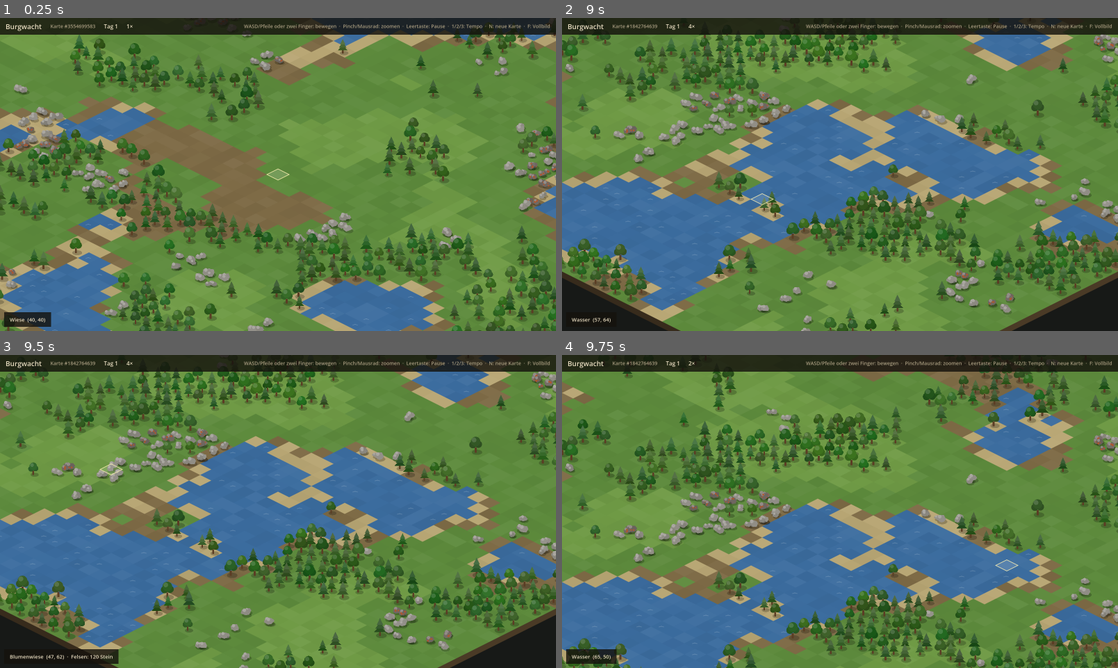
Above: before the commit, frames 1-4 (two rows, left to right).
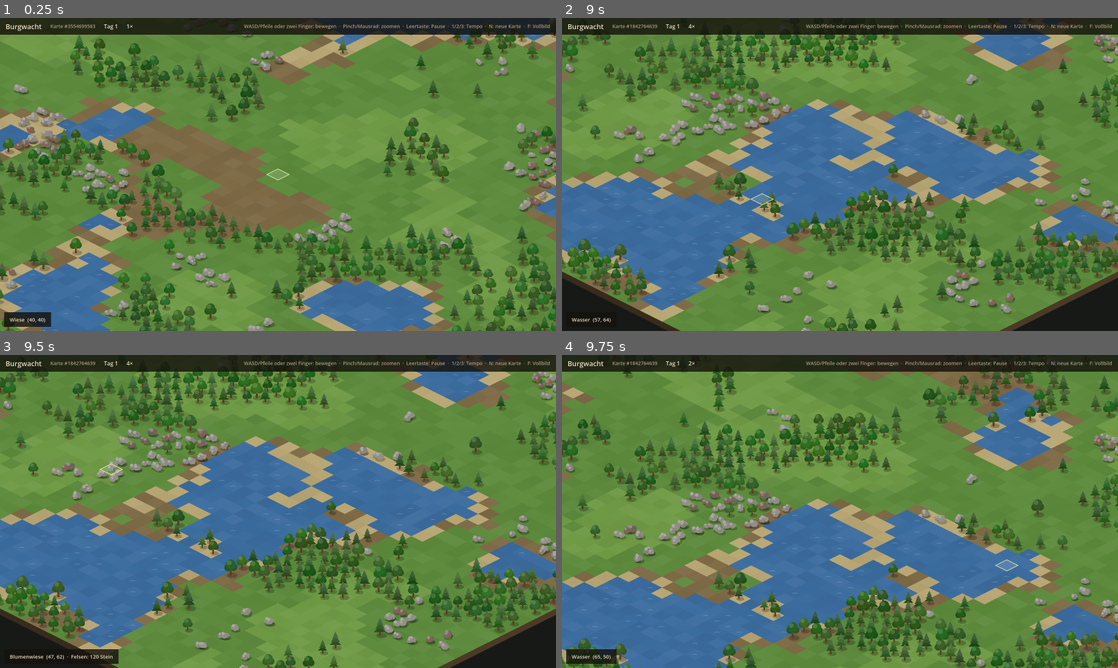
Above: after the commit, the same moments.

Repository: GwydionBr/burgwacht
Game: Godot game, scene res://scenes/main.tscn
The game is run twice, just before and just after one commit, with the same random seed, the same clock (stepped at 60 frames per second) and the same inputs.
Inputs (mouse positions are in pixels of both pictures, inside the frame that each line leads up to):
- Up to frame 1 (0.25 s): no input
- Up to frame 2 (9 s): tap Enter at 0.5, 3.5, 6.5 s; move the mouse to (962, 158) at 0.52 s; hold D 0.53-1.25 s; tap N at 0.6, 8.1 s; click (962, 158) at 0.67 s; tap Space at 0.77, 2, 3.77, 5, 6.77, 8 s; drag from (728, 190) to (812, 237) at 1.27 s; move the mouse to (895, 105) at 2.02 s; hold D 2.03-2.75 s; tap 2 at 2.1 s; drag from (812, 237) to (673, 127) at 2.77 s; move the mouse to (1006, 221) at 3.52 s; hold A 3.53-4.25 s; tap F at 3.6 s; drag from (673, 127) to (756, 96) at 4.27 s; move the mouse to (867, 174) at 5.02 s; hold S 5.03-5.75 s; tap 1 at 5.1 s; click (867, 174) at 5.17 s; drag from (756, 96) to (728, 190) at 5.77 s; move the mouse to (962, 158) at 6.52 s; hold W 6.53-7.25 s; tap 3 at 6.6 s; drag from (728, 190) to (812, 237) at 7.27 s; move the mouse to (895, 105) at 8.02 s; hold S 8.03-8.75 s; drag from (812, 237) to (673, 127) at 8.77 s
- Up to frame 3 (9.5 s): no input
- Up to frame 4 (9.75 s): move the mouse to (1006, 558) at 9.52 s; hold W from 9.53 s (still down); tap 2 at 9.6 s; click (1006, 558) at 9.67 s

Frames 1-3 are identical in both runs. In frame 4, less than 0.1% of the frame differs, in the area x 5-91%, y 19-63%.

Commit message:
Bäume wachsen nach (#5)
Vorkommen mit "spread" in deposits.json breiten sich in festem Rhythmus
auf freie, bebaubare Nachbarkacheln aus – über den Zufallsgenerator der
Spielwelt und in Zeilenreihenfolge. Neues Signal deposit_added; die
Darstellung zeigt neue Bäume sofort, die Kachel-Info aktualisiert sich.

Co-Authored-By: Claude Opus 5.5 (1M context) <noreply@anthropic.com>

Diff:
--- a/data/deposits.json
+++ b/data/deposits.json
@@ -1,5 +1,6 @@
 {
-  "tree":  { "name": "Baum",           "yields": "wood",  "amount": 40 },
+  "tree":  { "name": "Baum",           "yields": "wood",  "amount": 40,
+             "spread": { "interval_ticks": 60, "chance": 0.005 } },
   "stone": { "name": "Felsen",         "yields": "stone", "amount": 120 },
   "iron":  { "name": "Eisenvorkommen", "yields": "iron",  "amount": 80 }
 }
--- a/src/core/game_world.gd
+++ b/src/core/game_world.gd
@@ -4,6 +4,7 @@
 ## Besitzt Karte, Taktzähler und den einzigen Zufallsgenerator der Simulation.
 ## Schreitet nur über step() voran – wer wie oft step() aufruft, liegt außerhalb des Kerns.
 
+signal deposit_added(tile: Vector2i)
 signal deposit_removed(tile: Vector2i)
 signal day_started(day: int)
 
@@ -26,6 +27,7 @@
 	world._scenario_id = scenario.id
 	world._seed = world_seed
 	world.map = MapGenerator.generate(world_seed, scenario.map_size.x, scenario.map_size.y)
+	world.map.deposit_added.connect(world.deposit_added.emit)
 	world.map.deposit_removed.connect(world.deposit_removed.emit)
 	# Eigener Zufall, getrennt von dem der Kartenerzeugung.
 	world._rng.seed = hash([world_seed, "world"])
@@ -35,6 +37,7 @@
 ## Genau ein Takt.
 func step() -> void:
 	_tick += 1
+	_spread_deposits()
 	if _tick % TICKS_PER_DAY == 0:
 		day_started.emit(get_day())
 
@@ -55,3 +58,39 @@
 @warning_ignore("integer_division")
 func get_day() -> int:
 	return _tick / TICKS_PER_DAY + 1
+
+
+## Vorkommen mit "spread" in den Daten (z. B. Bäume) breiten sich in ihrem Rhythmus aus:
+## Jede freie, bebaubare Kachel neben einem solchen Vorkommen bekommt mit der
+## angegebenen Chance ein neues. Typen und Kacheln in fester Reihenfolge (ADR 0001).
+func _spread_deposits() -> void:
+	var defs := GameDefs.get_instance().deposits
+	var types: Array[String] = []
+	types.assign(defs.keys())
+	types.sort()
+	for type: String in types:
+		var deposit_def: Dictionary = defs[type]
+		if not deposit_def.has("spread"):
+			continue
+		var spread: Dictionary = deposit_def["spread"]
+		if _tick % int(spread["interval_ticks"]) == 0:
+			_spread_type(type, float(spread["chance"]))
+
+
+@warning_ignore("integer_division")
+func _spread_type(type: String, chance: float) -> void:
+	# Kacheln neben einem Vorkommen dieses Typs markieren, dann zeilenweise würfeln.
+	var near_mask := PackedByteArray()
+	near_mask.resize(map.width * map.height)
+	for tile: Vector2i in map.deposits:
+		if map.deposits[tile].type != type:
+			continue
+		for y in range(maxi(tile.y - 1, 0), mini(tile.y + 2, map.height)):
+			for x in range(maxi(tile.x - 1, 0), mini(tile.x + 2, map.width)):
+				near_mask[y * map.width + x] = 1
+	for i in near_mask.size():
+		if near_mask[i] == 0:
+			continue
+		var tile := Vector2i(i % map.width, i / map.width)
+		if map.is_buildable(tile) and _rng.randf() < chance:
+			map.add_deposit(tile, Deposit.create(type, _rng))
--- a/src/core/map_data.gd
+++ b/src/core/map_data.gd
@@ -3,6 +3,7 @@
 ## Der Spielzustand der Karte: Gelände pro Kachel und Vorkommen.
 ## Enthält bewusst keine Darstellung – die Views lesen nur daraus.
 
+signal deposit_added(tile: Vector2i)
 signal deposit_removed(tile: Vector2i)
 
 var width: int
@@ -42,6 +43,7 @@
 
 func add_deposit(tile: Vector2i, deposit: Deposit) -> void:
 	deposits[tile] = deposit
+	deposit_added.emit(tile)
 
 
 func remove_deposit(tile: Vector2i) -> void:
--- a/src/main.gd
+++ b/src/main.gd
@@ -64,6 +64,7 @@
 
 func _new_world(world_seed: int) -> void:
 	world = GameWorld.create(_scenario, world_seed)
+	world.deposit_added.connect(_on_deposit_added)
 	world.deposit_removed.connect(_on_deposit_removed)
 	world.day_started.connect(_hud.show_day)
 	_clock.world = world
@@ -74,10 +75,7 @@
 		view.queue_free()
 	_deposit_views.clear()
 	for tile in map.deposits:
-		var view := DepositView.new()
-		view.setup(tile, map.deposits[tile])
-		_objects.add_child(view)
-		_deposit_views[tile] = view
+		_add_deposit_view(tile)
 
 	_camera.bounds = Iso.map_bounds(map.width, map.height)
 	_camera.focus_on(Iso.tile_to_world(map.center()))
@@ -86,10 +84,25 @@
 	_update_hover()
 
 
+func _add_deposit_view(tile: Vector2i) -> void:
+	var view := DepositView.new()
+	view.setup(tile, world.map.deposits[tile])
+	_objects.add_child(view)
+	_deposit_views[tile] = view
+
+
+func _on_deposit_added(tile: Vector2i) -> void:
+	_add_deposit_view(tile)
+	if tile == _hovered:
+		_update_hover()
+
+
 func _on_deposit_removed(tile: Vector2i) -> void:
 	if _deposit_views.has(tile):
 		_deposit_views[tile].queue_free()
 		_deposit_views.erase(tile)
+	if tile == _hovered:
+		_update_hover()
 
 
 func _update_hover() -> void:
--- a/tests/test_map_data.gd
+++ b/tests/test_map_data.gd
@@ -26,3 +26,11 @@
 func test_deposit_amount_comes_from_data() -> void:
 	var deposit := Deposit.create("tree", RandomNumberGenerator.new())
 	assert_eq(deposit.amount, int(GameDefs.get_instance().deposits["tree"]["amount"]), "Menge:")
+
+
+func test_add_deposit_emits_signal() -> void:
+	var map := MapData.new(4, 4)
+	var added: Array[Vector2i] = []
+	map.deposit_added.connect(func(tile: Vector2i) -> void: added.append(tile))
+	map.add_deposit(Vector2i(3, 1), Deposit.create("tree", RandomNumberGenerator.new()))
+	assert_eq(added, [Vector2i(3, 1)] as Array[Vector2i], "Signal:")
--- /dev/null
+++ b/tests/test_tree_growth.gd
@@ -0,0 +1,108 @@
+extends TestCase
+## Simulationstests: Bäume wachsen nach.
+
+
+func _interval() -> int:
+	return int(GameDefs.get_instance().deposits["tree"]["spread"]["interval_ticks"])
+
+
+## Lässt die Welt mit vorübergehend geänderter Wachstumschance laufen;
+## die Spieldaten sind danach wieder wie vorher.
+func _run_with_chance(world: GameWorld, ticks: int, chance: float) -> void:
+	var spread: Dictionary = GameDefs.get_instance().deposits["tree"]["spread"]
+	var old_chance: float = spread["chance"]
+	spread["chance"] = chance
+	for i in ticks:
+		world.step()
+	spread["chance"] = old_chance
+
+
+## Tiny-Welt, aber leergeräumt: nur Wiese, keine Vorkommen.
+func _empty_world() -> GameWorld:
+	var world := run_scenario("tiny", 0)
+	world.map.deposits.clear()
+	for y in world.map.height:
+		for x in world.map.width:
+			world.map.set_terrain(Vector2i(x, y), "grass")
+	return world
+
+
+func _tree_tiles(world: GameWorld) -> Array[Vector2i]:
+	var tiles: Array[Vector2i] = []
+	for tile: Vector2i in world.map.deposits:
+		if world.map.deposits[tile].type == "tree":
+			tiles.append(tile)
+	tiles.sort()
+	return tiles
+
+
+## Läuft N Tage und liefert die per Signal gemeldeten neuen Vorkommen.
+func _run_days_collecting_added(world: GameWorld, days: int) -> Array[Vector2i]:
+	var added: Array[Vector2i] = []
+	world.deposit_added.connect(func(tile: Vector2i) -> void: added.append(tile))
+	for i in GameWorld.TICKS_PER_DAY * days:
+		world.step()
+	return added
+
+
+func test_trees_grow_over_days() -> void:
+	var world := run_scenario("tiny", 0)
+	var before := _tree_tiles(world).size()
+	for i in GameWorld.TICKS_PER_DAY * 5:
+		world.step()
+	var after := _tree_tiles(world).size()
+	assert_true(after > before, "Nach 5 Tagen sollten mehr Bäume stehen als %d, sind %d" % [before, after])
+
+
+func test_trees_grow_only_next_to_trees_on_free_buildable_tiles() -> void:
+	var world := _empty_world()
+	var rng := RandomNumberGenerator.new()
+	world.map.add_deposit(Vector2i(5, 5), Deposit.create("tree", rng))
+	world.map.set_terrain(Vector2i(6, 5), "water")
+	world.map.set_terrain(Vector2i(4, 5), "sand")
+	world.map.add_deposit(Vector2i(5, 6), Deposit.create("stone", rng))
+	# Ein Felsen allein lässt keine Bäume wachsen.
+	world.map.add_deposit(Vector2i(15, 10), Deposit.create("stone", rng))
+	_run_with_chance(world, _interval(), 1.0)
+	var expected: Array[Vector2i] = [
+		Vector2i(4, 4), Vector2i(4, 6), Vector2i(5, 4), Vector2i(5, 5), Vector2i(6, 4), Vector2i(6, 6),
+	]
+	assert_eq(_tree_tiles(world), expected, "Bäume:")
+	assert_eq(world.map.get_deposit(Vector2i(5, 6)).type, "stone", "Felsen bleibt:")
+
+
+func test_spread_chance_zero_stops_growth() -> void:
+	var world := run_scenario("tiny", 0)
+	var before := _tree_tiles(world)
+	_run_with_chance(world, GameWorld.TICKS_PER_DAY * 5, 0.0)
+	assert_eq(_tree_tiles(world), before, "Mit Chance 0 keine neuen Bäume:")
+
+
+func test_trees_grow_only_at_interval() -> void:
+	var world := _empty_world()
+	world.map.add_deposit(Vector2i(5, 5), Deposit.create("tree", RandomNumberGenerator.new()))
+	_run_with_chance(world, _interval() - 1, 1.0)
+	var before_interval := _tree_tiles(world).size()
+	_run_with_chance(world, 1, 1.0)
+	assert_eq(before_interval, 1, "Vor Ablauf des Rhythmus:")
+	assert_eq(_tree_tiles(world).size(), 9, "Nach einem Rhythmus:")
+
+
+func test_new_trees_are_reported_by_world() -> void:
+	var world := run_scenario("tiny", 0)
+	var before := _tree_tiles(world)
+	var added := _run_days_collecting_added(world, 5)
+	var expected := before.duplicate()
+	expected.append_array(added)
+	expected.sort()
+	assert_true(not added.is_empty(), "Neue Bäume sollten gemeldet werden")
+	assert_eq(_tree_tiles(world), expected, "Bäume = vorher + gemeldete:")
+
+
+func test_same_scenario_and_seed_grow_identical_trees() -> void:
+	var first := _run_days_collecting_added(run_scenario_with_seed("tiny", 0, 99), 5)
+	var second := _run_days_collecting_added(run_scenario_with_seed("tiny", 0, 99), 5)
+	var other := _run_days_collecting_added(run_scenario_with_seed("tiny", 0, 100), 5)
+	assert_true(not first.is_empty(), "Es sollten Bäume wachsen")
+	assert_eq(first, second, "Neue Bäume bei gleichem Seed:")
+	assert_true(first != other, "Anderer Seed sollte andere Bäume ergeben")
Not shown, added: tests/test_tree_growth.gd.uid
Not shown, changed: docs/architecture.md
